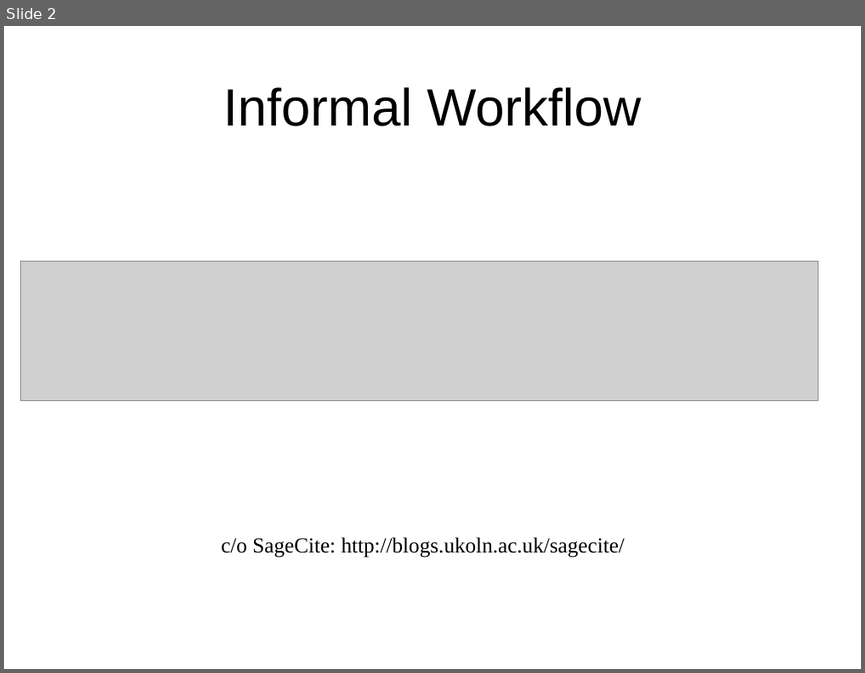
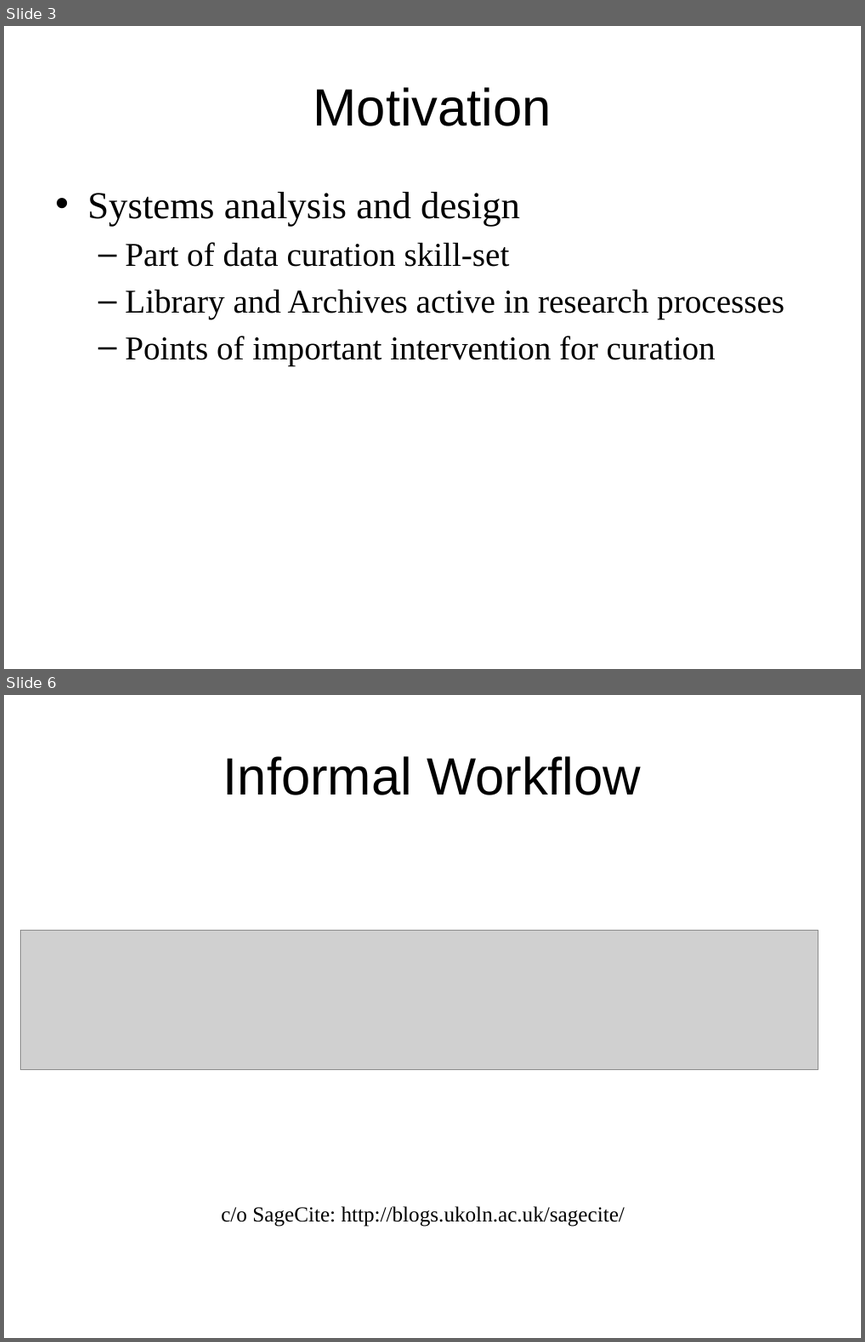
Before and after one commit to DataCurationWorkshop/HongKongCurationWorkshop, a slide deck: Day_3/Lab/Day_3_SystemsAnalysisForDataCuration.pptx. Shown one above the other, each under a label of ours: slide 2 before the commit, slides 3 and 6 after it; the slides between them are not shown. The pictures are 865x673 and 865x1342 pixels, drawn with LibreOffice and Linux fonts; fonts in the diff are those of the drawing; grey boxes stand for pictures; background and template pictures are left out. Boxes give left, top, right and bottom in pixels: in the first picture for what was removed or moved away, otherwise in the second. Text is boxed around its words. In the diff, an @@ line names an element or a change of style, - is before the commit and + after.

```diff
--- a/Day_3/Lab/Day_3_SystemsAnalysisForDataCuration.pptx
+++ b/Day_3/Lab/Day_3_SystemsAnalysisForDataCuration.pptx
@@ slide 3 added at bbox=[4, 26, 861, 669], background #FFFFFF @@
@@ title added at bbox=[313, 87, 551, 126], 44 pt, text #000000 @@
+Motivation
@@ text added at bbox=[87, 192, 784, 365], 28 pt, text #000000 @@
+• Systems analysis and design
+  – Part of data curation skill-set
+  – Library and Archives active in research processes
+  – Points of important intervention for curation
@@ what was slide 2 is now slide 6 @@
```
Also in this commit, not shown: 2 slides changed, 22 other slides added, 1 other file.
